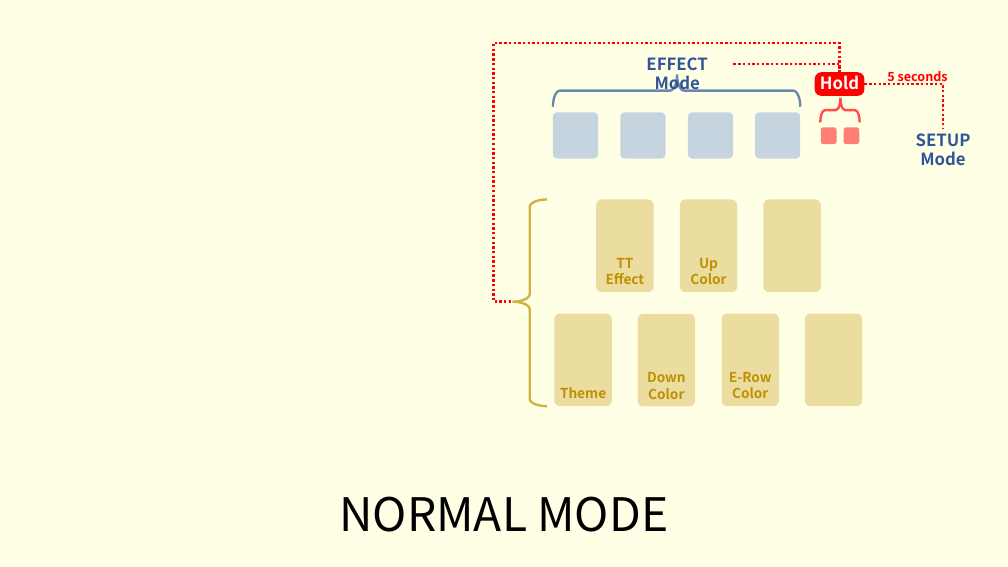
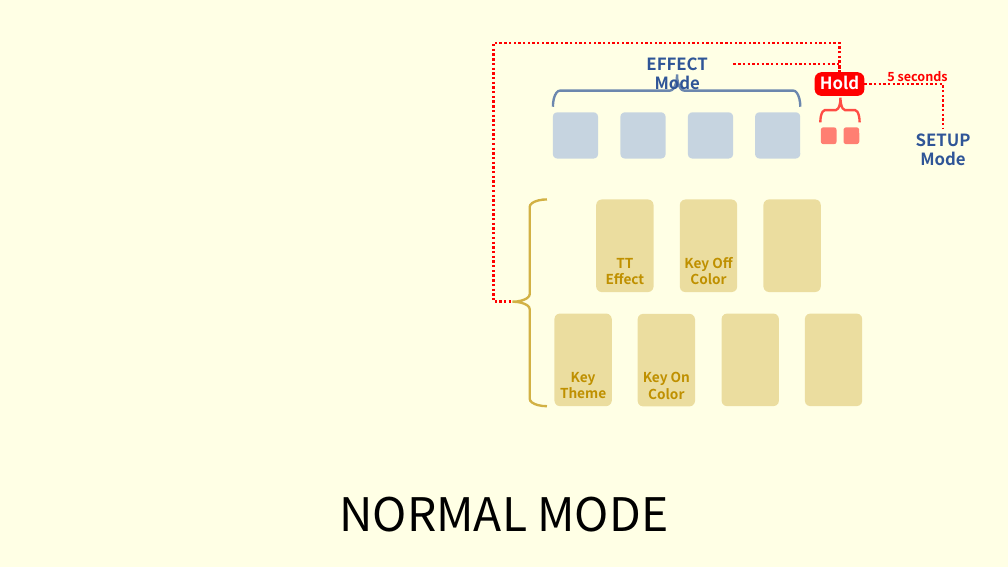
Before and after one commit to whowechina/iidx_pico, a slide deck: slide 2 of doc/Firmware_manual.pptx. Drawn at 1008x567 pixels with LibreOffice and Linux fonts; fonts in the diff are those of the drawing; background and template pictures are left out. Boxes give left, top, right and bottom in pixels: in the first picture for what was removed or moved away, otherwise in the second. Text is boxed around its words. In the diff, an @@ line names an element or a change of style, - is before the commit and + after.

Commit message:
Key color setting done

```diff
--- a/doc/Firmware_manual.pptx
+++ b/doc/Firmware_manual.pptx
@@ text in rounded rectangle at <box>684,257,732,284</box>: text changed @@
-Up
-Color
+Key Off
+Color
@@ text in rounded rectangle at <box>560,372,606,398</box>: text changed @@
-Theme
+Key
+Theme
@@ text in rounded rectangle at <box>643,372,690,385</box>: text changed @@
-Down
+Key On
@@ text in rounded rectangle at <box>729,372,772,398</box>: text removed @@
-E-Row
-Color
```
Also in this commit, not shown: 3 other files.
